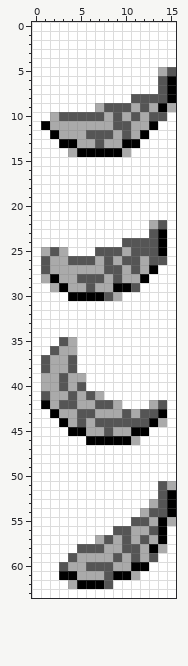
A pixel-art sprite gets an edit: gfx/battle_anims/feather.png. The picture above was drawn from the file before the commit.
The file is 16x64 pixels.
The result:
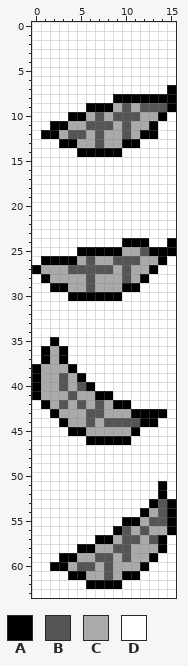
Palette (. is transparent): A #000000  B #555555  C #aaaaaa  D #ffffff
Change:
y 5: x 14..15 CB -> DD
y 6: x 14..15 BA -> DD
y 7: x 14 B -> D
y 8: x 9..14 DDBBBB -> AAAAAA
y 9: x 6..9 DCBB -> AAAC; x 13..15 CAC -> BBA
y 10: x 2..6 CBBBB -> DDAAC; x 10 C -> B; x 13..14 BB -> CA
y 11: x 1..3 ACC -> DAA; x 6..9 CCCB -> BBBC
y 12: x 1 D -> A; x 4..6 CCB -> BBC; x 8 B -> C; x 13 D -> A
y 14: x 4 C -> D; x 10 C -> D
y 22: x 13..14 CB -> DD
y 23: x 13..14 BA -> DD
y 24: x 10..15 BBBBAD -> AAADDA
y 25: x 1..3 CBC -> DDD; x 5..9 DDBBB -> AAAAA; x 11 B -> C; x 13 B -> A; x 15 D -> A
y 26: x 1..5 BCCBB -> AAAAC; x 8..9 BC -> CB; x 13..14 BB -> CA
y 27: x 0..1 DB -> AC; x 4..7 CCCC -> BBBB; x 9..11 BCB -> CBC
y 28: x 1..2 CA -> AC; x 5 B -> C; x 7 B -> C; x 9..10 BC -> CB
y 29: x 2 C -> A; x 9 A -> C; x 11 B -> A
y 30: x 8..9 BC -> AA
y 35: x 2..4 DBC -> ADD
y 36: x 1..4 DBCC -> ACAD
y 37: x 1 B -> A; x 3..4 CB -> AD
y 38: x 0..1 DB -> AC; x 4 B -> A
y 39: x 0 D -> A; x 5 C -> A
y 40: x 0 D -> A; x 6 D -> A
y 41: x 0..1 DB -> AC; x 6..8 BCD -> CAA
y 42: x 4..5 BC -> CB; x 8..10 BCD -> CAA; x 13..14 CB -> DD
y 43: x 5 B -> C; x 7 C -> B; x 10..13 BCBB -> CAAA
y 44: x 5..7 BCB -> CBC; x 12 B -> A; x 14 C -> D
y 45: x 8 B -> C; x 12 A -> D
y 46: x 11 C -> D
y 51: x 14..15 BC -> AD
y 52: x 14..15 BA -> AD
y 53: x 13 C -> A
y 54: x 12..13 CB -> AC
y 55: x 10..15 DBBCAC -> AACBBA
y 56: x 9 B -> A; x 12..15 CBAD -> BCCA
y 57: x 7..8 CB -> AA; x 11..13 CBC -> BCB
y 58: x 5..7 BBB -> AAC; x 9 C -> B; x 11 B -> C; x 13..14 AC -> CA
y 59: x 3..4 DB -> AA; x 7..11 CCBCB -> BBCBC; x 13 B -> A
y 60: x 2..3 DB -> AA; x 5 C -> B; x 7 B -> C; x 11 A -> C
y 61: x 3 A -> D; x 5 C -> A; x 9 A -> C; x 11 C -> A
y 62: x 4..5 CA -> DD; x 8..9 BD -> AA
Pixel boxes of the changes (left, top, right, bottom) in both pictures:
changed: (41, 67, 176, 157)
changed: (32, 220, 176, 445)
changed: (50, 481, 176, 589)
